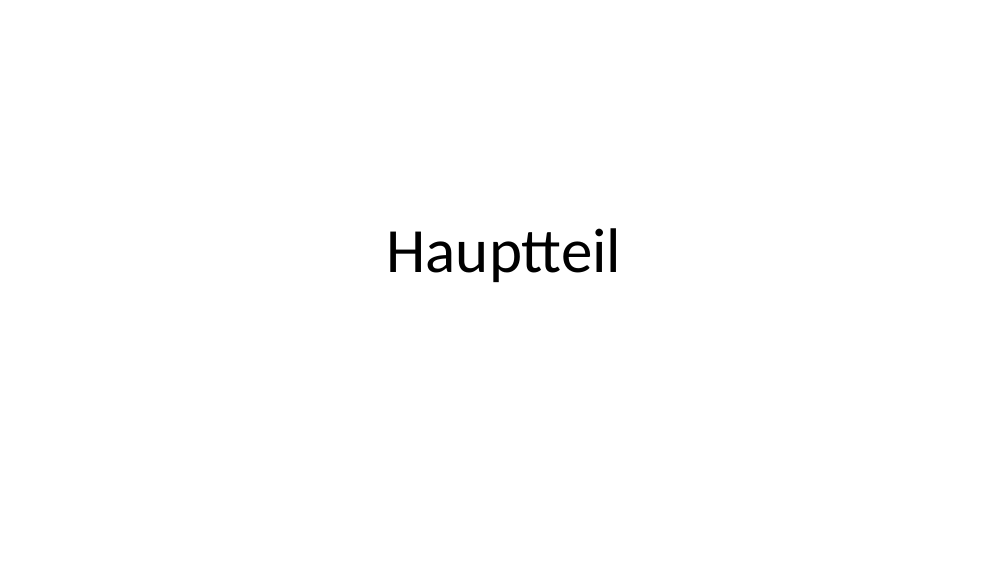
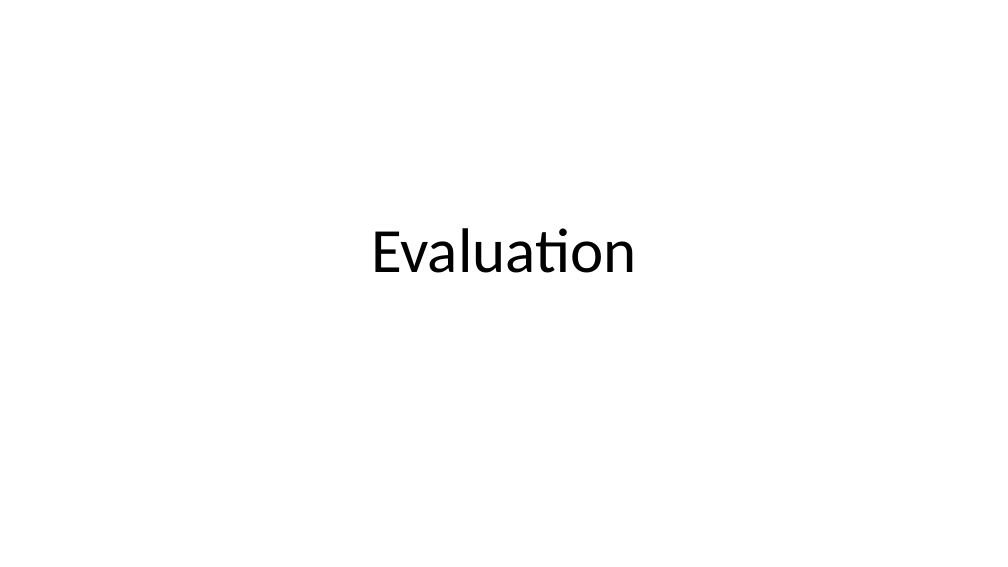
Before and after one commit to derlehner/dt_language_comparison, a slide deck: slide 11 of Figures.pptx. Drawn at 1008x567 pixels with LibreOffice and Linux fonts; fonts in the diff are those of the drawing. Boxes give left, top, right and bottom in pixels: in the first picture for what was removed or moved away, otherwise in the second. Text is boxed around its words. In the diff, an @@ line names an element or a change of style, - is before the commit and + after.

```diff
--- a/Figures.pptx
+++ b/Figures.pptx
@@ title at bbox=[371, 228, 636, 273]: text changed @@
-Hauptteil
+Evaluation
```
Also in this commit, not shown: 2 other slides changed.
